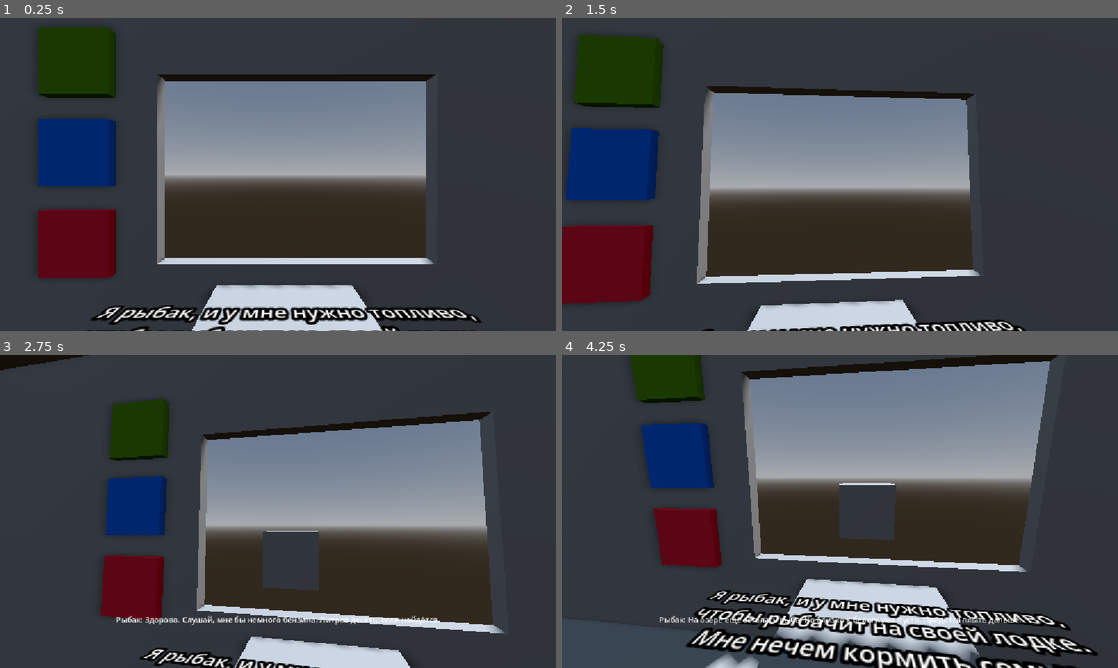
Above: before the commit, frames 1-4 (two rows, left to right).
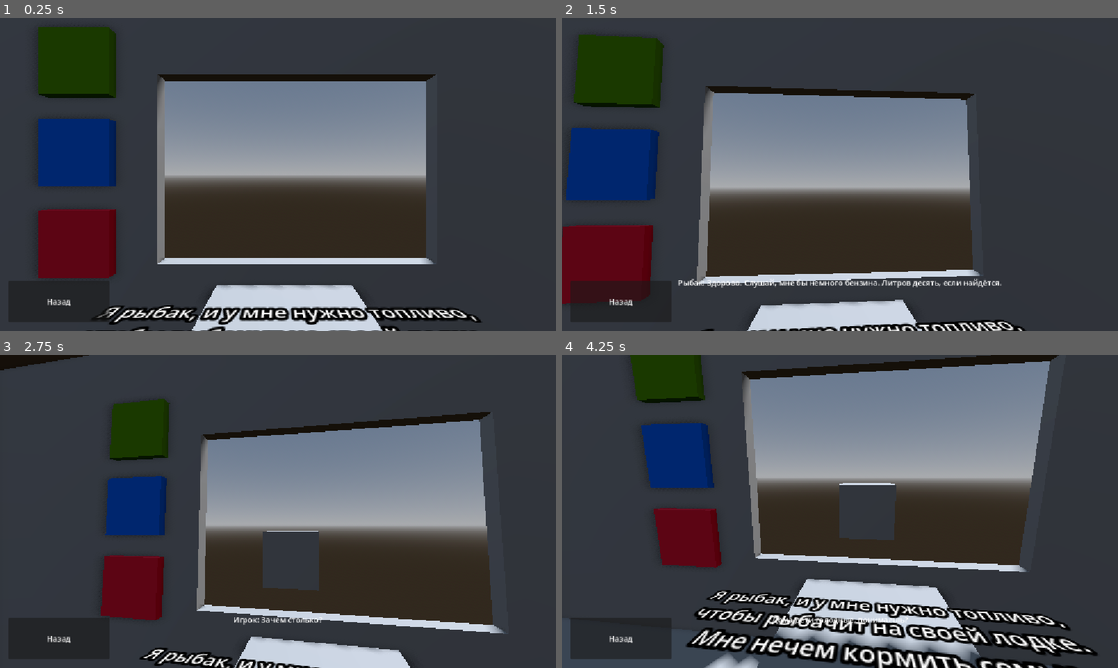
Above: after the commit, the same moments.

Repository: RolicsVin/AZS
Game: Godot game, scene res://scenes/game.tscn
Same seed, same stepped clock (60 frames per second), same inputs: the game is played once before the commit and once after it.
Inputs (mouse positions are in pixels of both pictures, inside the frame that each line leads up to):
- Up to frame 1 (0.25 s): no input
- Up to frame 2 (1.5 s): click (623, 302) at 0.5 s, where only the run after the commit has a clickable "Назад"; tap Enter (ui_accept) at 1.25 s; move the mouse to (962, 158) at 1.27 s; hold Right (ui_right) from 1.28 s (still down); click (962, 158) at 1.35 s
- Up to frame 3 (2.75 s): tap Enter (ui_accept) at 1.52, 2.27 s; move the mouse to (166, 527) at 2.02 s; release Right (ui_right) at 2.03 s; hold Down (ui_down) from 2.03 s (still down); click (166, 527) at 2.1 s
- Up to frame 4 (4.25 s): move the mouse to (895, 442) at 2.77 s; release Down (ui_down) at 2.78 s; hold Right (ui_right) 2.78-3.53 s; click (895, 442) at 2.85 s; move the mouse to (812, 574) at 3.52 s; hold Up (ui_up) from 3.53 s (still down); click (812, 574) at 3.6 s; tap Enter (ui_accept) at 3.77 s

The runs differ from the first frame. In frame 1, less than 0.1% of the frame differs, in the area x 8-20%, y 89-96%; in frame 2, 1.6%; in frame 3, 0.7%; in frame 4, 2.6%, in the area x 1-83%, y 83-98%.

Commit message:
fixed AreaButton

Diff:
--- a/core/classes/gameplay/area_button.gd
+++ b/core/classes/gameplay/area_button.gd
@@ -4,6 +4,11 @@
 signal pressed ## Издаётся, когда был вызван метод "press"
 
 var inarea: bool = false
+
+
+func _ready() -> void:
+	mouse_entered.connect(_on_mouse_entered)
+	mouse_exited.connect(_on_mouse_exited)
 
 
 func press():
--- a/scenes/game.tscn
+++ b/scenes/game.tscn
@@ -494,7 +494,6 @@
 vertical_alignment = 1
 
 [node name="Button" type="Button" parent="UI" unique_id=1068076007]
-visible = false
 layout_mode = 1
 anchors_preset = 2
 anchor_top = 1.0
@@ -509,7 +508,5 @@
 [connection signal="pressed" from="Buttons/Accert" to="." method="accert"]
 [connection signal="pressed" from="Buttons/Deny" to="." method="deny"]
 [connection signal="pressed" from="Buttons/SocialNetworks" to="." method="open_web"]
-[connection signal="mouse_entered" from="Dialog" to="Dialog" method="_on_mouse_entered"]
-[connection signal="mouse_exited" from="Dialog" to="Dialog" method="_on_mouse_exited"]
 [connection signal="pressed" from="Dialog" to="." method="start_dialog"]
 [connection signal="pressed" from="UI/Button" to="." method="player_continue"]
